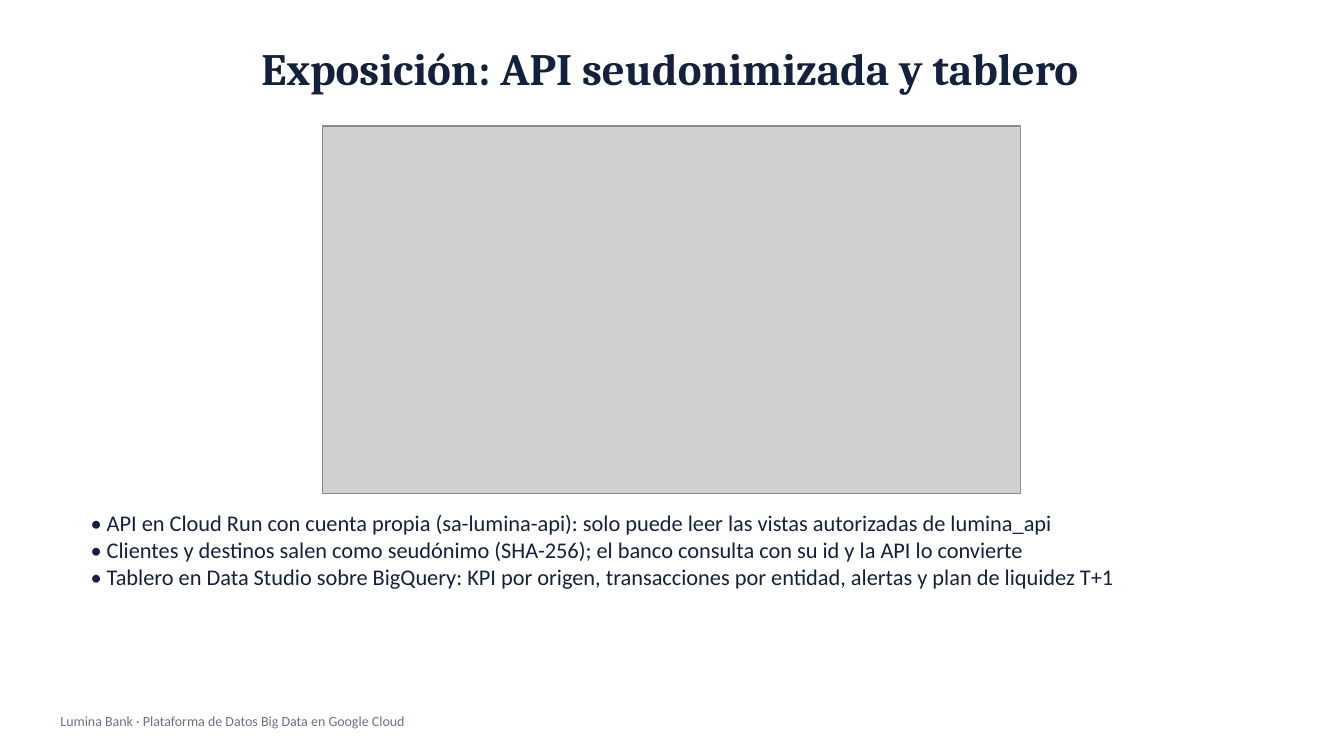
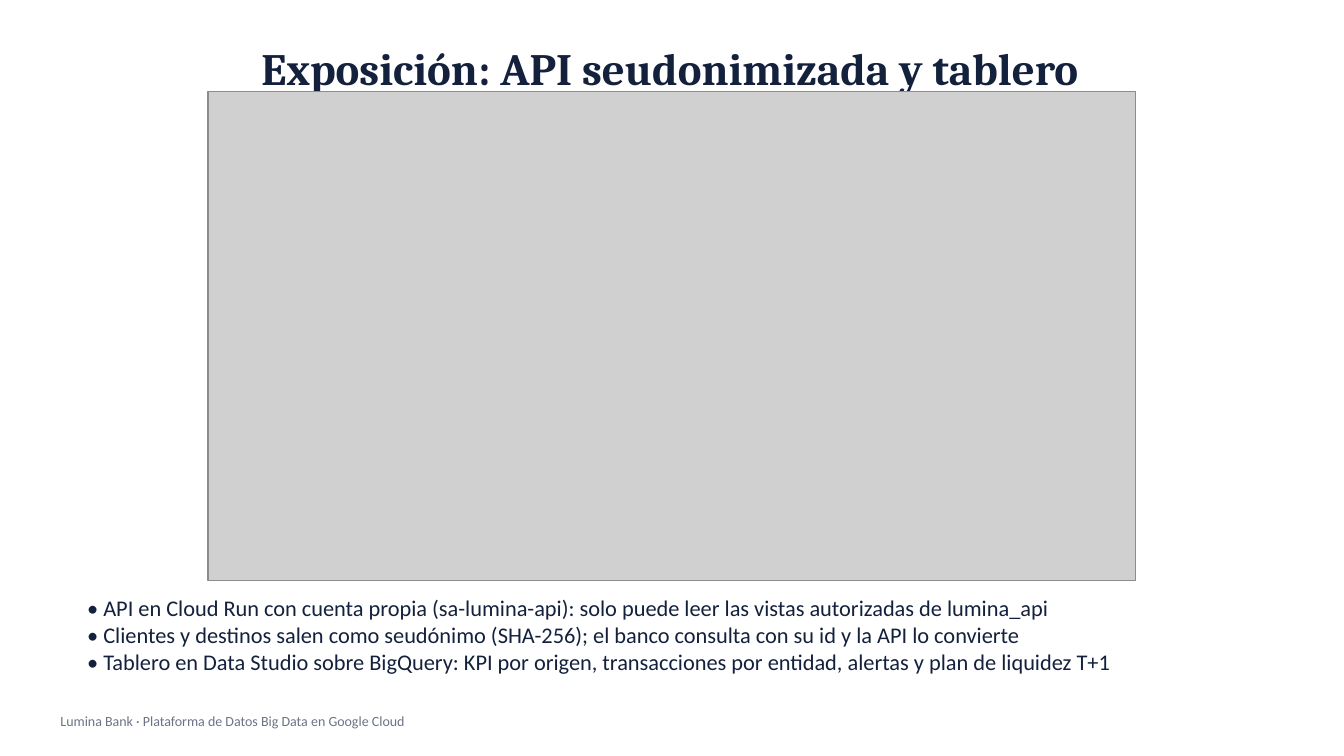
Before and after one commit to bmontoyag/utec_bigdata_trabajo, a slide deck: slide 24 of presentacion/Lumina Bank - Sustentacion.pptx. Drawn at 1344x756 pixels with LibreOffice and Linux fonts; fonts in the diff are those of the drawing; grey boxes stand for pictures. Boxes give left, top, right and bottom in pixels: in the first picture for what was removed or moved away, otherwise in the second. Text is boxed around its words. In the diff, an @@ line names an element or a change of style, - is before the commit and + after.

```diff
--- a/presentacion/Lumina Bank - Sustentacion.pptx
+++ b/presentacion/Lumina Bank - Sustentacion.pptx
@@ picture: place and size @@
-picture at (323,126,1020,494)
+picture at (208,92,1136,581)
@@ text "• API en Cloud Run ...": place and size @@
-text "• API en Cloud Run ..." at (107,515,1113,589)
+text "• API en Cloud Run ..." at (103,600,1110,674)
```
Also in this commit, not shown: 3 other slides changed, 1 other file.
